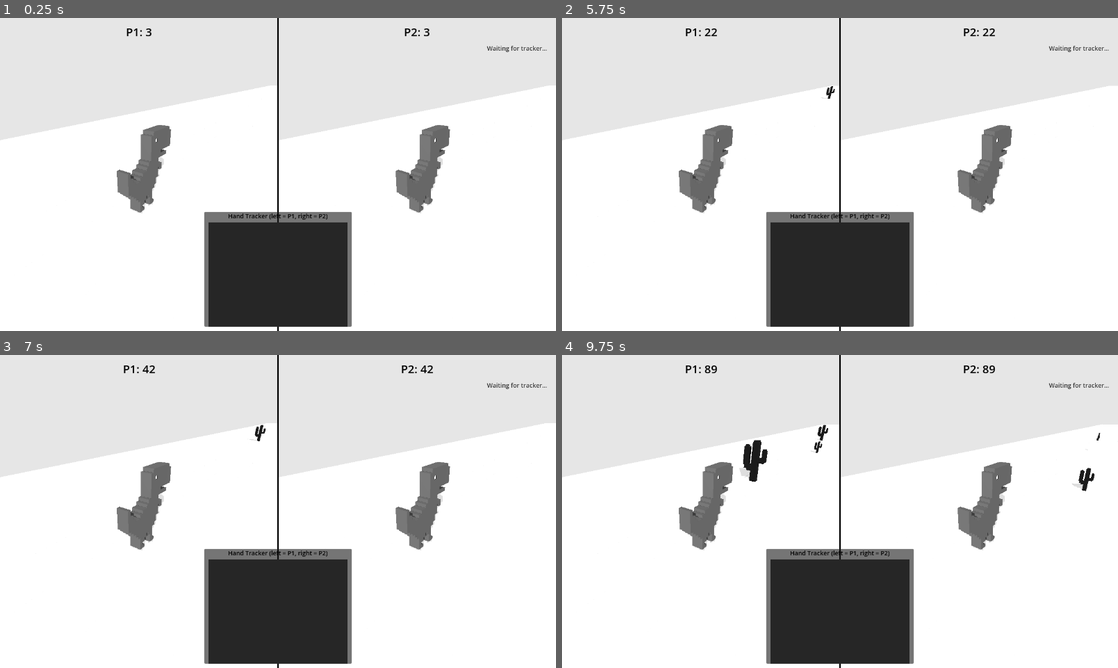
Above: before the commit, frames 1-4 (two rows, left to right).
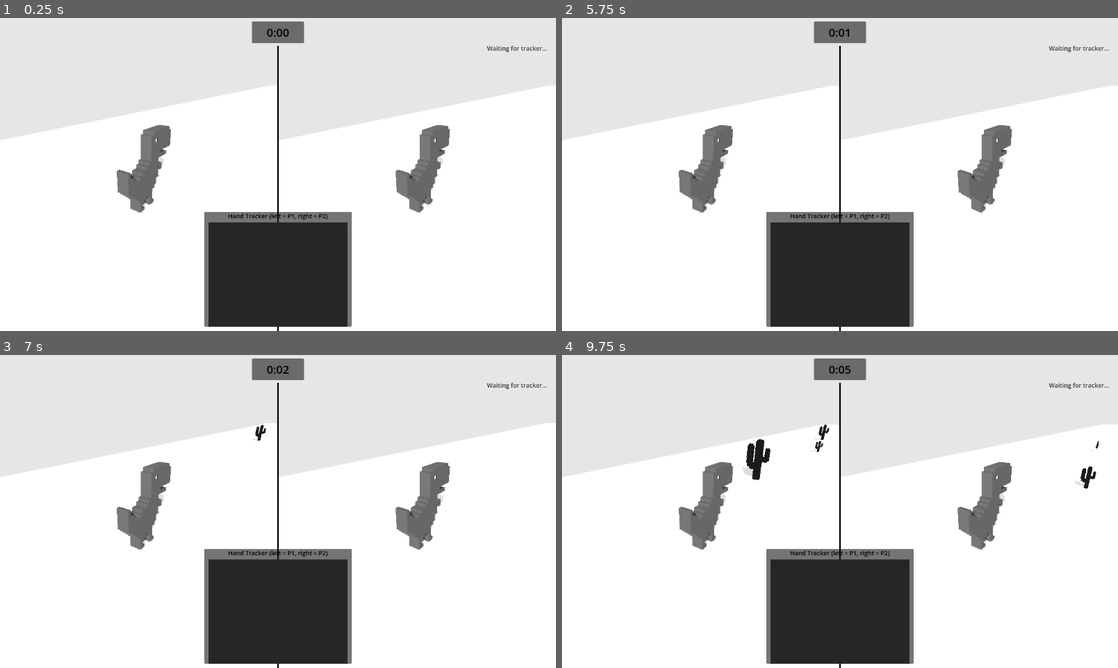
Above: after the commit, the same moments.

Repository: javibavi/dino-nuggets
Game: Godot game, scene res://main.tscn
Two runs of this game, one before a commit and one after it. Both use one fixed random seed, a clock stepped at 60 frames per second and the inputs below.
Inputs:
- Up to frame 1 (0.25 s): no input
- Up to frame 2 (5.75 s): tap Enter at 0.5 s; tap R (restart) at 1.25, 4.25 s
- Up to frame 3 (7 s): no input
- Up to frame 4 (9.75 s): no input

The runs differ from the first frame. In frame 1, 0.8% of the frame differs, in the area x 22-78%, y 0-9%; in frame 2, 0.8%; in frame 3, 0.8%; in frame 4, 1.3%, in the area x 22-97%, y 0-44%.

Commit message:
birds detection, timer, speed changes

Diff:
--- a/game/game_world.gd
+++ b/game/game_world.gd
@@ -5,7 +5,6 @@
 ## by main.tscn to make a split-screen game.
 
 signal died(player_id: int)
-signal score_changed(player_id: int, score: int)
 signal shot_fired(player_id: int)
 
 ## 1 or 2. Selects which input actions the player listens to (p1_* / p2_*).
@@ -17,11 +16,10 @@
 @onready var ground_1: StaticBody3D = $Ground1
 @onready var ground_2: StaticBody3D = $Ground2
 
-var score := 0.0
 var game_speed := 15.0
 var is_game_over := false
 const SPEED_INCREASE_RATE := 0.5
-const MAX_SPEED := 40.0
+const MAX_SPEED := 120.0
 const GROUND_LENGTH := 200.0
 
 var camera_offset := Vector3.ZERO
@@ -41,9 +39,6 @@
 func _process(delta: float) -> void:
 	if is_game_over:
 		return
-
-	score += game_speed * delta
-	score_changed.emit(player_id, int(score))
 
 	game_speed = min(game_speed + SPEED_INCREASE_RATE * delta, MAX_SPEED)
 	var interval = lerp(1.5, 0.6, (game_speed - 15.0) / (MAX_SPEED - 15.0))
@@ -110,7 +105,6 @@
 
 func reset() -> void:
 	is_game_over = false
-	score = 0.0
 	game_speed = 15.0
 	player.is_dead = false
 	player.current_lane = 0
--- a/game/game_world.tscn
+++ b/game/game_world.tscn
@@ -160,7 +160,7 @@
 low_obstacle_scene = ExtResource("7")
 bird_scene = ExtResource("8")
 bird_chance = 0.25
-bird_height = 2.5
+bird_height = 1.0
 
 [node name="DirectionalLight3D" type="DirectionalLight3D" parent="."]
 transform = Transform3D(0.866, -0.25, 0.433, 0, 0.866, 0.5, -0.5, -0.433, 0.75, 0, 10, 0)
--- a/game/main.gd
+++ b/game/main.gd
@@ -8,7 +8,7 @@
 
 @onready var p1: Node3D = $UI/Split/LeftViewport/SubViewport/GameWorld
 @onready var p2: Node3D = $UI/Split/RightViewport/SubViewport/GameWorld
-@onready var p1_label: Label = $UI/P1Label
+@onready var timer_label: Label = $UI/TimerPanel/P1Label
 @onready var p2_label: Label = $UI/P2Label
 @onready var gesture_label: Label = $UI/GestureLabel
 @onready var game_over_panel: PanelContainer = $UI/GameOverPanel
@@ -16,22 +16,34 @@
 @onready var input_receiver: Node = $InputReceiver
 
 var gesture_display_timer := 0.0
+var elapsed_time := 0.0
+var game_running := false
 
 func _ready() -> void:
 	game_over_panel.visible = false
 	gesture_label.text = "Waiting for tracker…"
+	p2_label.visible = false
+	game_running = true
 
 	for world in [p1, p2]:
-		world.score_changed.connect(_on_score_changed)
 		world.shot_fired.connect(_on_shot_fired)
 		world.died.connect(_on_world_died)
 
 	input_receiver.gesture_received.connect(_on_gesture_received)
 
+func _format_time(t: float) -> String:
+	var m := int(t) / 60
+	var s := int(t) % 60
+	return "%d:%02d" % [m, s]
+
 func _process(delta: float) -> void:
 	# R restarts both at any time.
 	if Input.is_action_just_pressed("restart"):
 		_restart_both()
+
+	if game_running:
+		elapsed_time += delta
+		timer_label.text = _format_time(elapsed_time)
 
 	if gesture_display_timer > 0:
 		gesture_display_timer -= delta
@@ -41,36 +53,32 @@
 			else:
 				gesture_label.text = "Waiting for tracker…"
 
-func _on_score_changed(player_id: int, score: int) -> void:
-	if player_id == 1:
-		p1_label.text = "P1: %d" % score
-	else:
-		p2_label.text = "P2: %d" % score
-
 func _on_shot_fired(player_id: int) -> void:
 	# The OTHER player gets the bird shoved at them.
 	var target := p2 if player_id == 1 else p1
 	target.receive_attack()
 
-func _on_world_died(_player_id: int) -> void:
+func _on_world_died(player_id: int) -> void:
 	# Game over when EITHER player dies (simple co-op-versus rule).
 	if game_over_panel.visible:
 		return
-	# Stop both worlds so the second player can't keep racking up score.
+	# Freeze both worlds and mark both players dead so stray obstacles
+	# can't re-trigger this and flip the result.
 	p1.is_game_over = true
 	p2.is_game_over = true
-	p1.spawner.stop()
-	p2.spawner.stop()
+	p1.player.is_dead = true
+	p2.player.is_dead = true
+	p1.spawner.freeze()
+	p2.spawner.freeze()
+	game_running = false
 	game_over_panel.visible = true
-	var s1 := int(p1.score)
-	var s2 := int(p2.score)
-	var verdict := "Tie!"
-	if s1 > s2: verdict = "P1 wins!"
-	elif s2 > s1: verdict = "P2 wins!"
-	result_label.text = "P1: %d   P2: %d   —   %s" % [s1, s2, verdict]
+	var verdict := "P2 wins!" if player_id == 1 else "P1 wins!"
+	result_label.text = "%s   —   %s" % [_format_time(elapsed_time), verdict]
 
 func _restart_both() -> void:
 	game_over_panel.visible = false
+	elapsed_time = 0.0
+	game_running = true
 	p1.reset()
 	p2.reset()
 
--- a/game/main.tscn
+++ b/game/main.tscn
@@ -55,25 +55,30 @@
 anchor_right = 0.5
 anchor_bottom = 1.0
 offset_left = -2.0
+offset_top = 64.0
 offset_right = 2.0
 grow_horizontal = 2
 grow_vertical = 2
 color = Color(0, 0, 0, 1)
 mouse_filter = 2
 
-[node name="P1Label" type="Label" parent="UI"]
+[node name="TimerPanel" type="PanelContainer" parent="UI"]
 anchors_preset = 5
-anchor_left = 0.25
-anchor_right = 0.25
-offset_left = -120.0
-offset_top = 14.0
-offset_right = 120.0
-offset_bottom = 50.0
+anchor_left = 0.5
+anchor_right = 0.5
+offset_left = -60.0
+offset_top = 8.0
+offset_right = 60.0
+offset_bottom = 58.0
 grow_horizontal = 2
+
+[node name="P1Label" type="Label" parent="UI/TimerPanel"]
+layout_mode = 2
 theme_override_font_sizes/font_size = 26
 theme_override_colors/font_color = Color(0, 0, 0, 1)
-text = "P1: 0"
+text = "0:00"
 horizontal_alignment = 1
+vertical_alignment = 1
 
 [node name="P2Label" type="Label" parent="UI"]
 anchors_preset = 5
--- a/game/obstacle_spawner.gd
+++ b/game/obstacle_spawner.gd
@@ -120,6 +120,12 @@
 func stop() -> void:
 	is_active = false
 
+func freeze() -> void:
+	is_active = false
+	for child in get_children():
+		if "speed" in child:
+			child.speed = 0.0
+
 func reset() -> void:
 	is_active = true
 	spawn_timer = current_interval
--- a/game/project.godot
+++ b/game/project.godot
@@ -25,7 +25,6 @@
 
 [input]
 
-; --- Player 1 (right-half keyboard: arrows + slash) ---
 p1_left={
 "deadzone": 0.5,
 "events": [Object(InputEventKey,"resource_local_to_scene":false,"resource_name":"","device":-1,"window_id":0,"alt_press …(195 unchanged characters)…
@@ -46,8 +45,6 @@
 "events": [Object(InputEventKey,"resource_local_to_scene":false,"resource_name":"","device":-1,"window_id":0,"alt_press …(191 unchanged characters)…
 ]
 }
-
-; --- Player 2 (left-half keyboard: WASD + F) ---
 p2_left={
 "deadzone": 0.5,
 "events": [Object(InputEventKey,"resource_local_to_scene":false,"resource_name":"","device":-1,"window_id":0,"alt_press …(191 unchanged characters)…
@@ -68,7 +65,6 @@
 "events": [Object(InputEventKey,"resource_local_to_scene":false,"resource_name":"","device":-1,"window_id":0,"alt_press …(192 unchanged characters)…
 ]
 }
-
 restart={
 "deadzone": 0.5,
 "events": [Object(InputEventKey,"resource_local_to_scene":false,"resource_name":"","device":-1,"window_id":0,"alt_press …(192 unchanged characters)…
